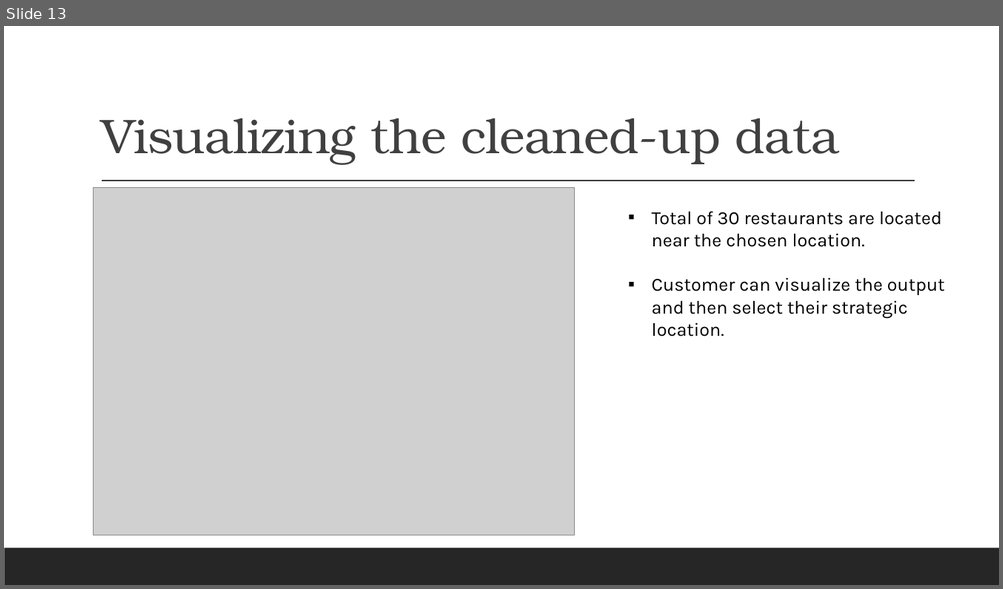
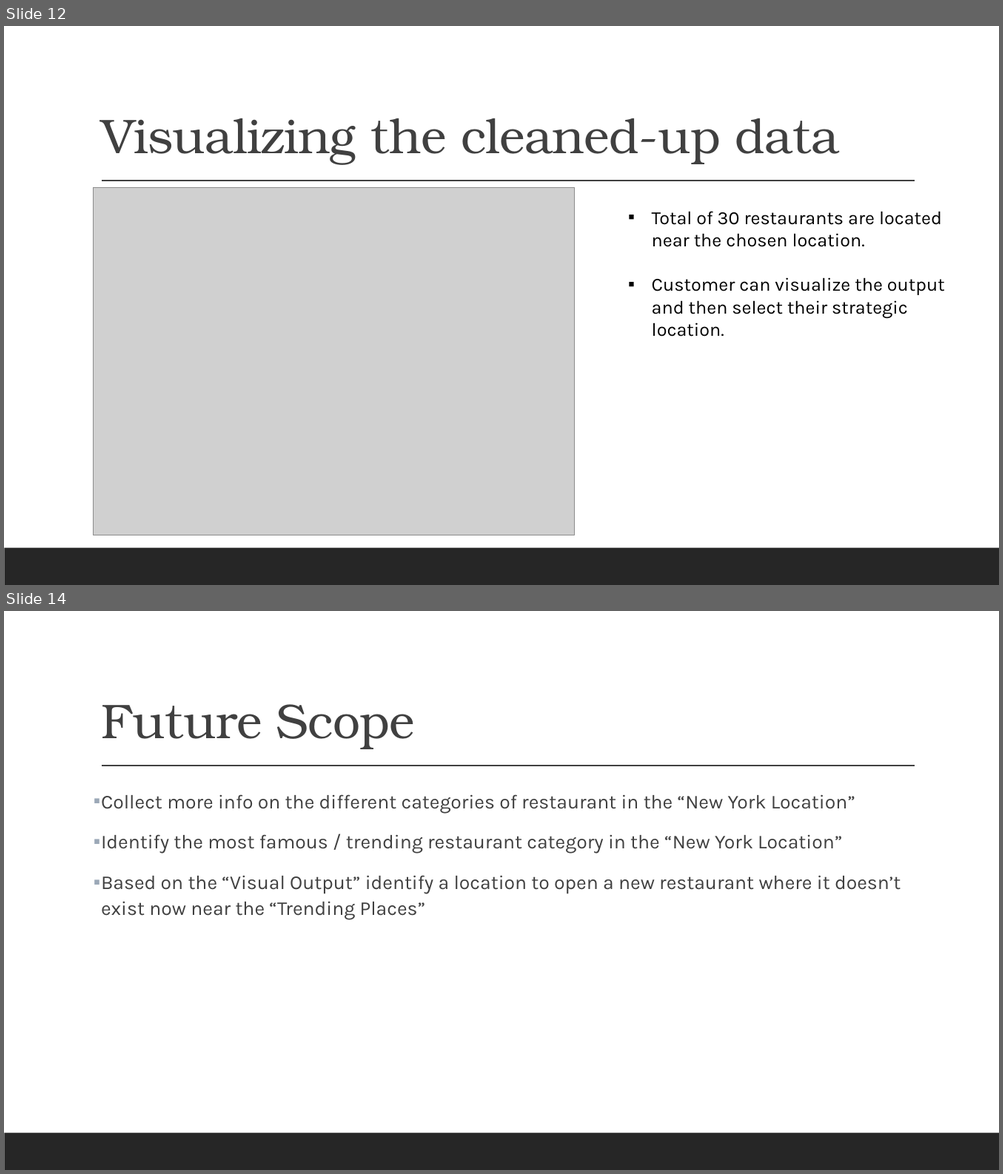
Before and after one commit to gsakthi1/Coursera_Capstone, a slide deck: IBM_CapstoneProject.pptx. Shown one above the other, each under a label of ours: slide 13 before the commit, slides 12 and 14 after it; the slides between them are not shown. The pictures are 1003x589 and 1003x1174 pixels, drawn with LibreOffice and Linux fonts; fonts in the diff are those of the drawing; grey boxes stand for pictures. Boxes give left, top, right and bottom in pixels: in the first picture for what was removed or moved away, otherwise in the second. Text is boxed around its words. In the diff, an @@ line names an element or a change of style, - is before the commit and + after.

Commit message:
Added conclusion & future scope

```diff
--- a/IBM_CapstoneProject.pptx
+++ b/IBM_CapstoneProject.pptx
@@ slide 14 added at [4, 611, 999, 1170], background #FFFFFF; not listed: 2 template elements that a slide beside it also shows @@
@@ title added at [101, 704, 415, 749], 47 pt, text #404040 @@
+Future Scope
@@ text added at [101, 795, 900, 920], 19 pt, text #404040 @@
+▪ Collect more info on the different categories of restaurant in the “New York Location”
+▪ Identify the most famous / trending restaurant category in the “New York Location”
+▪ Based on the “Visual Output” identify a location to open a new restaurant where it doesn’t exist now near the “Trending Places”
@@ what was slide 13 is now slide 12 @@
```
Also in this commit, not shown: 1 slide changed, 1 other slide added, 1 slide removed.
